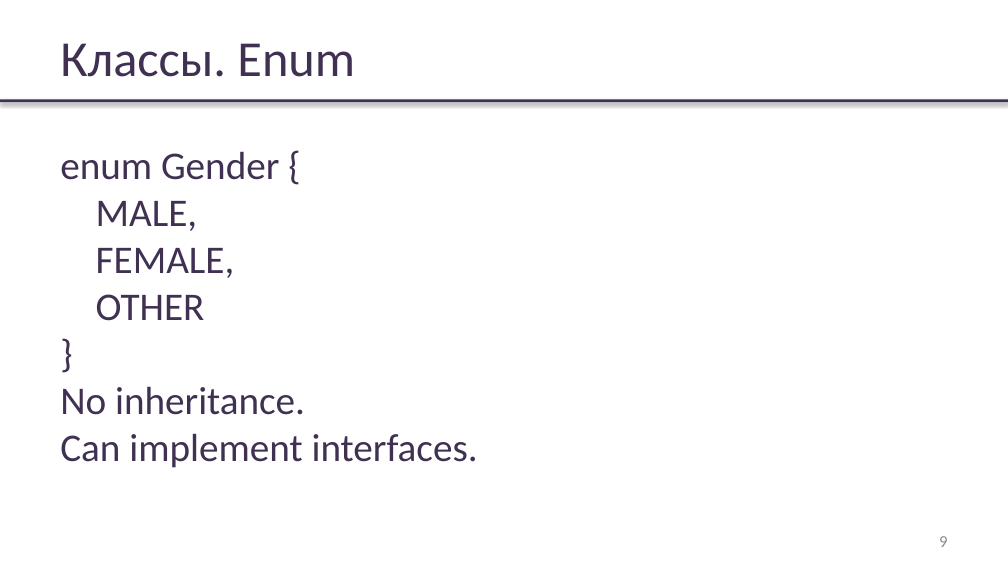
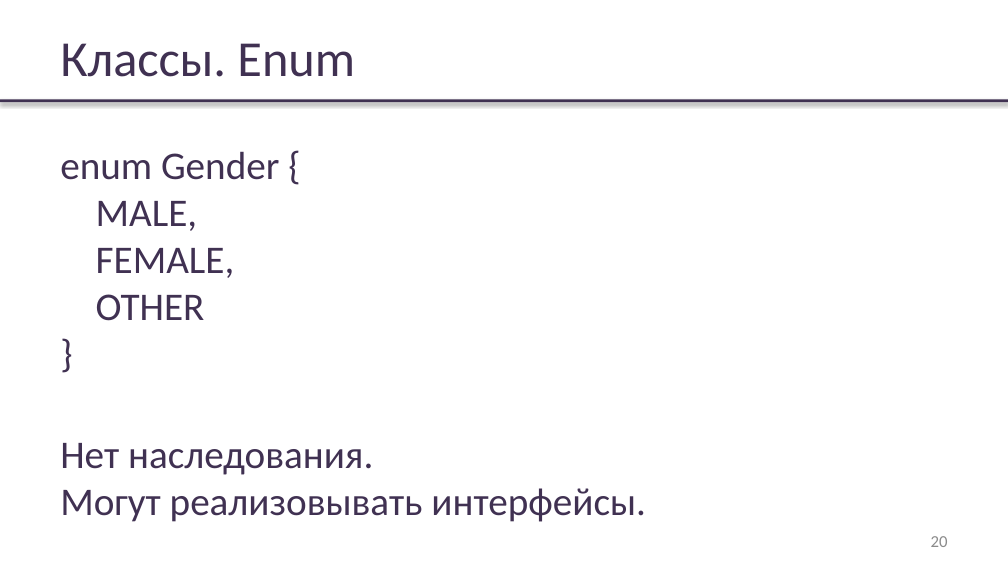
Before and after one commit to rybalkinsd/atom, a slide deck: slide 20 of lecture2/presentation/lecture02.pptx (slide 9 before the commit). Drawn at 1008x567 pixels with LibreOffice and Linux fonts; fonts in the diff are those of the drawing; background and template pictures are left out. Boxes give left, top, right and bottom in pixels: in the first picture for what was removed or moved away, otherwise in the second. Text is boxed around its words. In the diff, an @@ line names an element or a change of style, - is before the commit and + after.

Commit message:
presentation

```diff
--- a/lecture2/presentation/lecture02.pptx
+++ b/lecture2/presentation/lecture02.pptx
@@ text at <box>60,443,646,522</box>: text changed @@
-No inheritance.
-Can implement interfaces.
+Нет наследования.
+Могут реализовывать интерфейсы.
@@ page number at <box>931,536,948,547</box>: text changed @@
-9
+20
```
Also in this commit, not shown: 9 other slides changed, 24 slides added, 26 slides removed, 3 other files.
